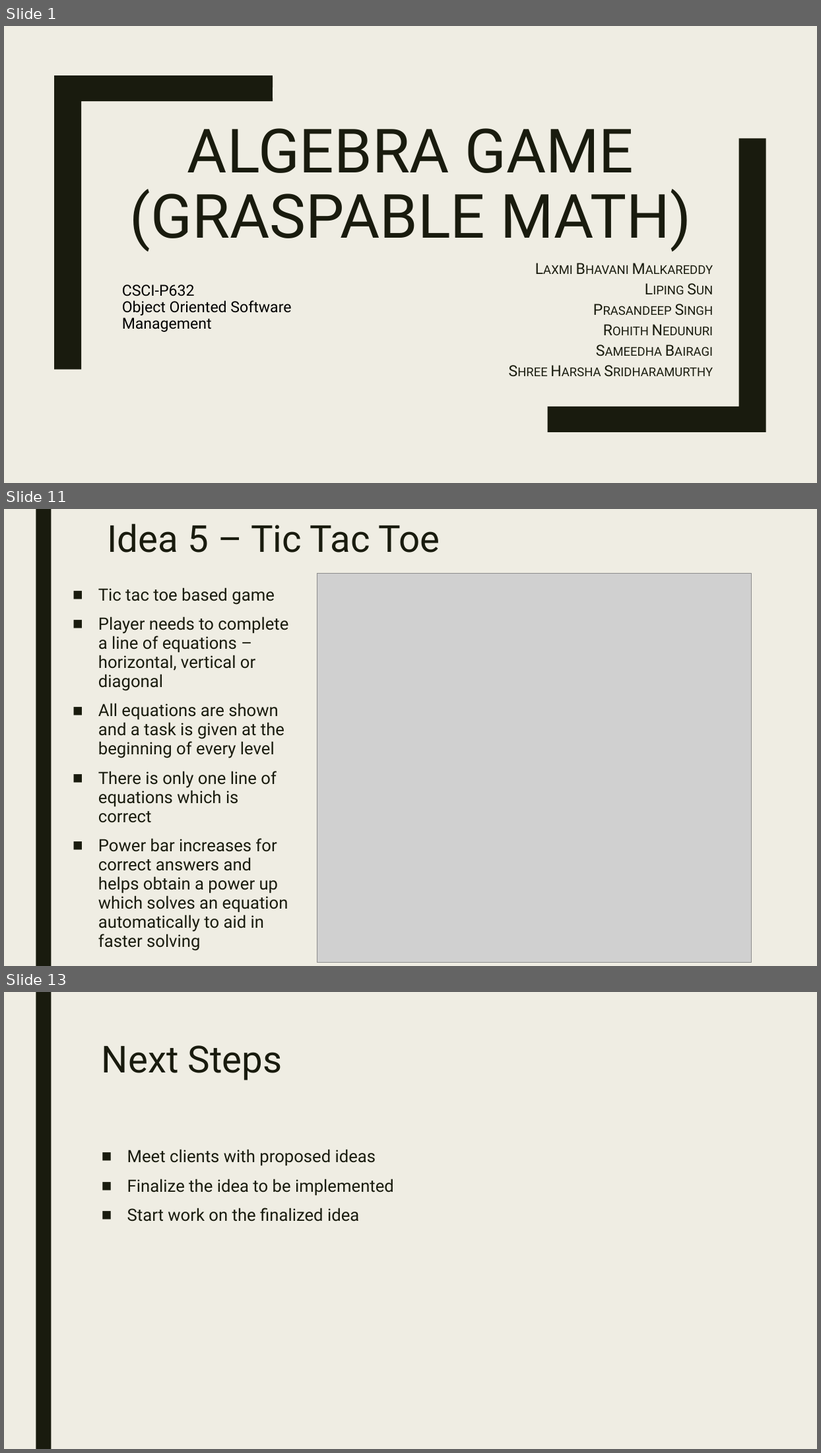
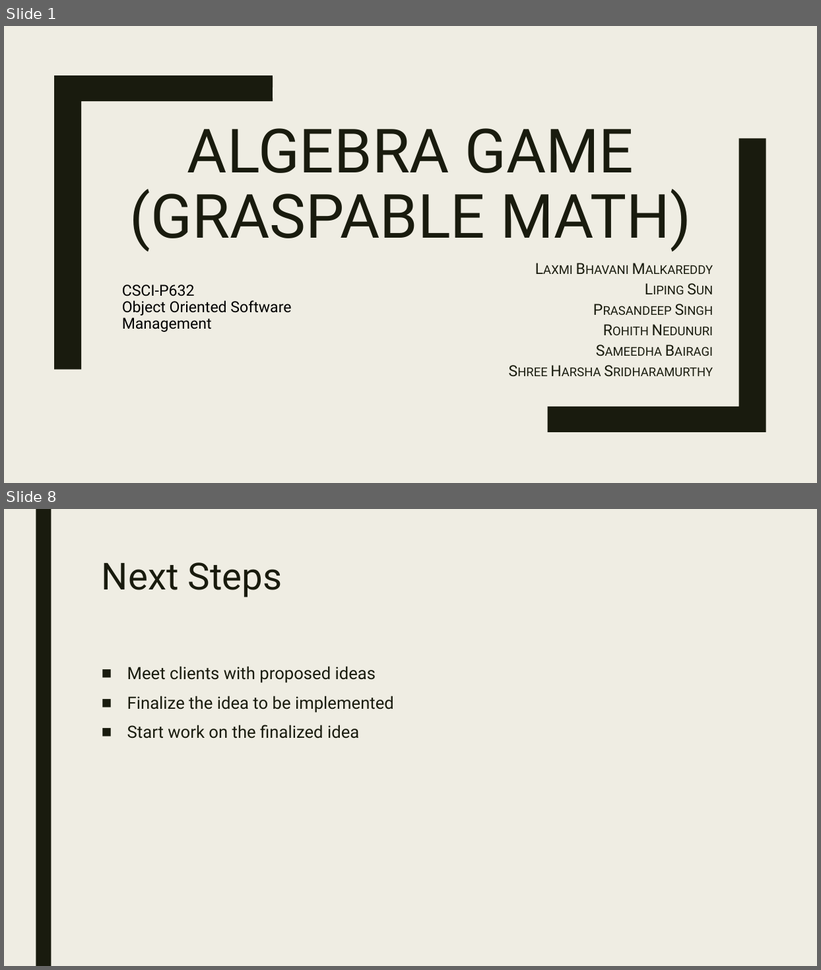
Before and after one commit to eweitnauer/gm-play-iub-2017, a slide deck: demo_1/docs/GM_One.pptx. Shown one above the other, each under a label of ours: slides 1, 11 and 13 before the commit, slides 1 and 8 after it; the slides between them are not shown. The pictures are 821x1453 and 821x970 pixels, drawn with LibreOffice and Linux fonts; fonts in the diff are those of the drawing; grey boxes stand for pictures. Boxes give left, top, right and bottom in pixels: in the first picture for what was removed or moved away, otherwise in the second. Text is boxed around its words. In the diff, an @@ line names an element or a change of style, - is before the commit and + after.

```diff
--- a/demo_1/docs/GM_One.pptx
+++ b/demo_1/docs/GM_One.pptx
@@ slide 11 removed at box(4, 509, 817, 966), background #EFEDE3; not listed: 1 template element that a slide beside it also shows @@
@@ text removed at box(108, 524, 440, 553) @@
-Idea 5 – Tic Tac Toe
@@ text removed at box(98, 588, 288, 951) @@
-■ Tic tac toe based game
-■ Player needs to complete a line of equations – horizontal, vertical or diagonal
-■ All equations are shown and a task is given at the beginning of every level
-■ There is only one line of equations which is correct
-■ Power bar increases for correct answers and helps obtain a power up which solves an equation automatically to aid in faster solving
@@ picture removed at box(317, 573, 752, 963) @@
@@ what was slide 13 is now slide 8 @@
```
Also in this commit, not shown: 3 slides changed, 4 slides added, 8 other slides removed, 3 other files.
